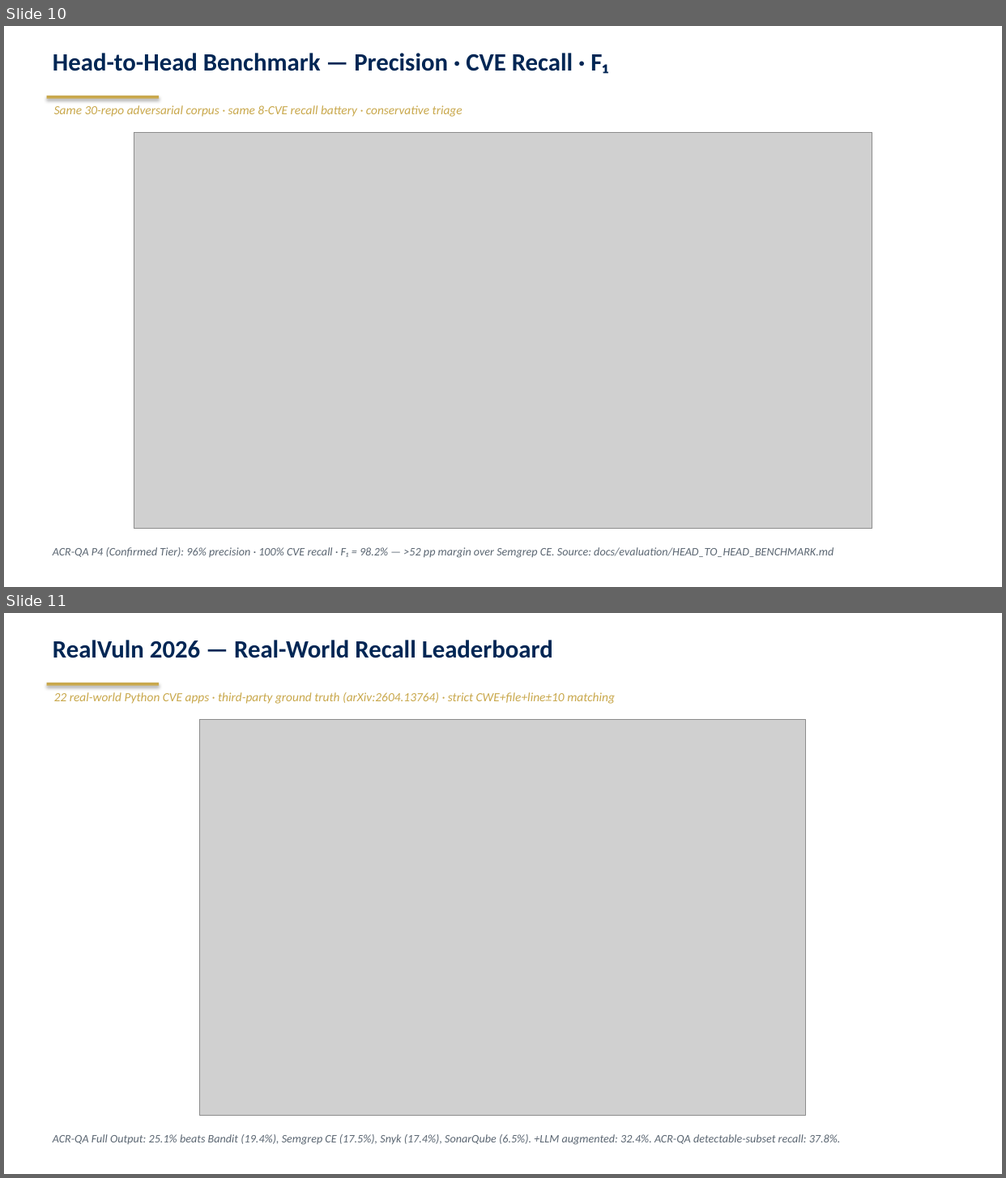
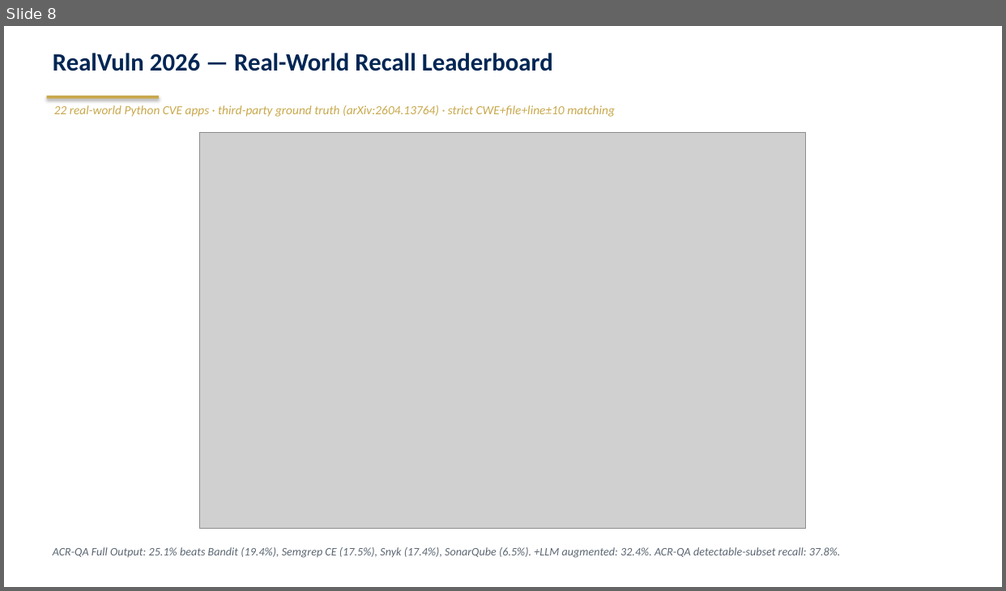
Before and after one commit to starredjaco/ACR-QA, a slide deck: docs/ACR-QA_Defense.odp. Shown one above the other, each under a label of ours: slides 10 and 11 before the commit, slide 8 after it. The pictures are 1006x1178 and 1006x591 pixels, drawn with LibreOffice and Linux fonts; fonts in the diff are those of the drawing; grey boxes stand for pictures. Boxes give left, top, right and bottom in pixels: in the first picture for what was removed or moved away, otherwise in the second. Text is boxed around its words. In the diff, an @@ line names an element or a change of style, - is before the commit and + after.

```diff
--- a/docs/ACR-QA_Defense.odp
+++ b/docs/ACR-QA_Defense.odp
@@ slide 10 removed at (x1=4, y1=26, x2=1002, y2=587), background #FFFFFF @@
@@ text removed at (x1=53, y1=53, x2=608, y2=74) @@
-Head-to-Head Benchmark — Precision · CVE Recall · F₁
@@ rectangle removed at (x1=47, y1=96, x2=159, y2=99) @@
@@ text removed at (x1=54, y1=105, x2=462, y2=117) @@
-Same 30-repo adversarial corpus · same 8-CVE recall battery · conservative triage
@@ picture removed at (x1=134, y1=132, x2=872, y2=529) @@
@@ text removed at (x1=53, y1=548, x2=833, y2=558) @@
-ACR-QA P4 (Confirmed Tier): 96% precision · 100% CVE recall · F₁ = 98.2% — >52 pp margin over Semgrep CE. Source: docs/evaluation/HEAD_TO_HEAD_BENCHMARK.md
@@ what was slide 11 is now slide 8 @@
```
Also in this commit, not shown: 2 slides changed, 2 other slides removed, 2 other files.
